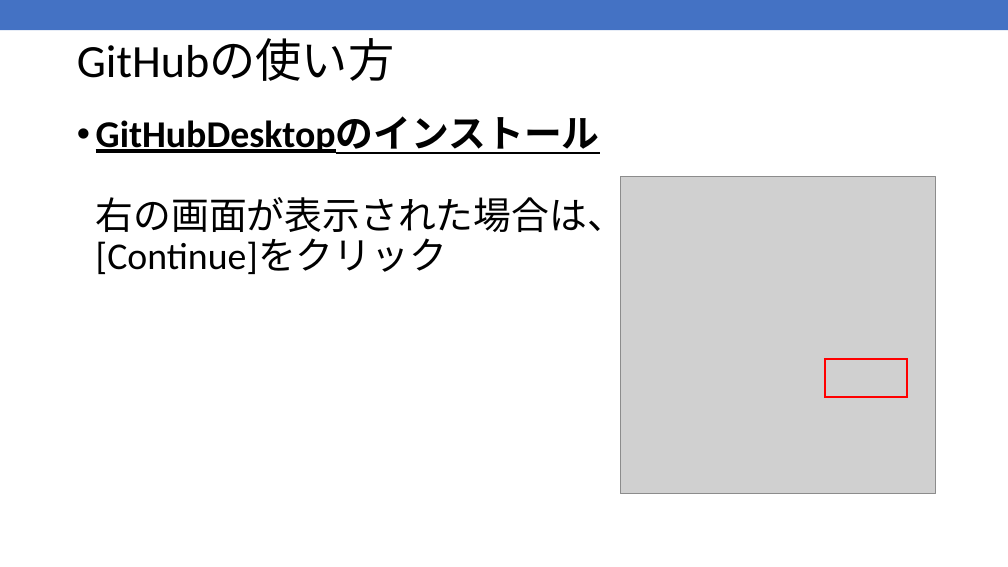
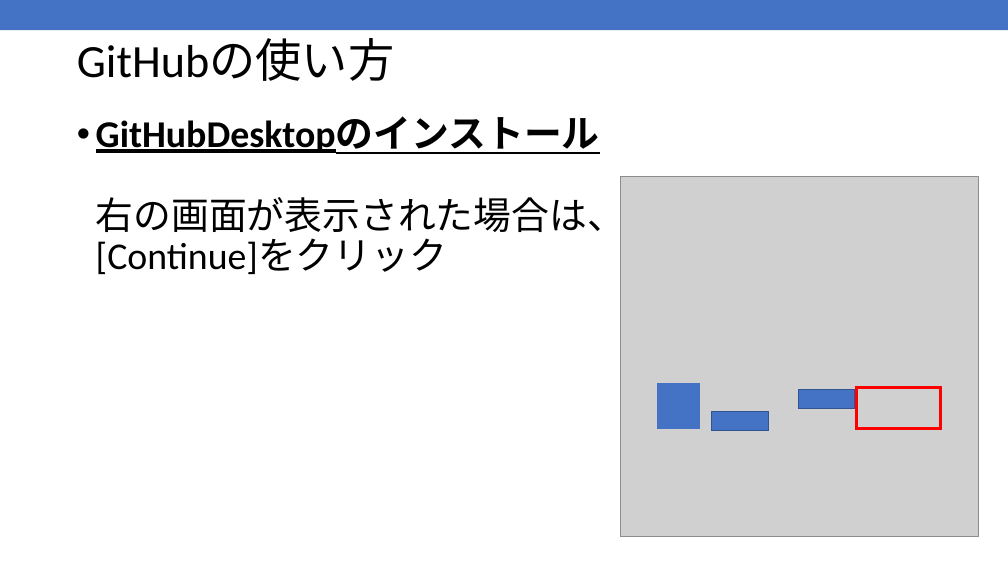
Before and after one commit to kic-murata/cpp2025, a slide deck: slide 19 of 授業資料/GitHub登録方法.pptx. Drawn at 1008x567 pixels with LibreOffice and Linux fonts; fonts in the diff are those of the drawing; grey boxes stand for pictures. Boxes give left, top, right and bottom in pixels: in the first picture for what was removed or moved away, otherwise in the second. Text is boxed around its words. In the diff, an @@ line names an element or a change of style, - is before the commit and + after.

```diff
--- a/授業資料/GitHub登録方法.pptx
+++ b/授業資料/GitHub登録方法.pptx
@@ picture: place and size @@
-picture at [620,176,935,494]
+picture at [620,176,979,537]
@@ rectangle added at [658,383,699,429], fill #4472C4, outline #4472C4 1 pt @@
@@ rectangle added at [799,389,855,408], fill #4472C4, outline #325491 1 pt @@
@@ rectangle: place and size @@
-rectangle at [826,359,907,397]
+rectangle at [857,387,941,428]
@@ rectangle at [857,387,941,428]: outline #FF0000 2.25 pt to #FF0000 3 pt @@
@@ rectangle added at [712,412,768,431], fill #4472C4, outline #325491 1 pt @@
```
Also in this commit, not shown: 24 other slides changed.
